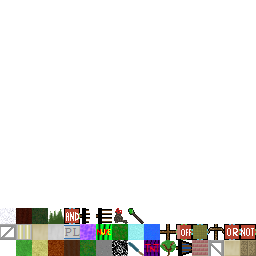
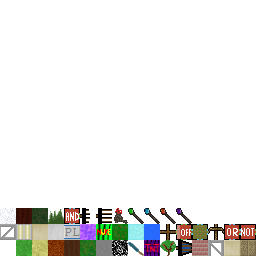
Revision of a layered w=256, h=256 image; what changed, layer by layer:
painted on "ItemTextures.png" over [132, 208, 192, 224]
